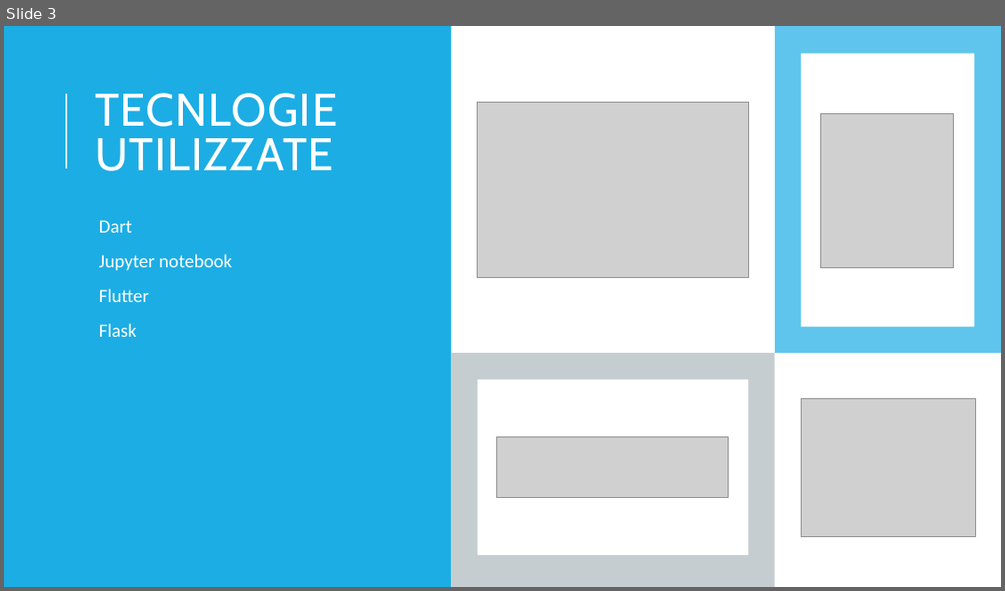
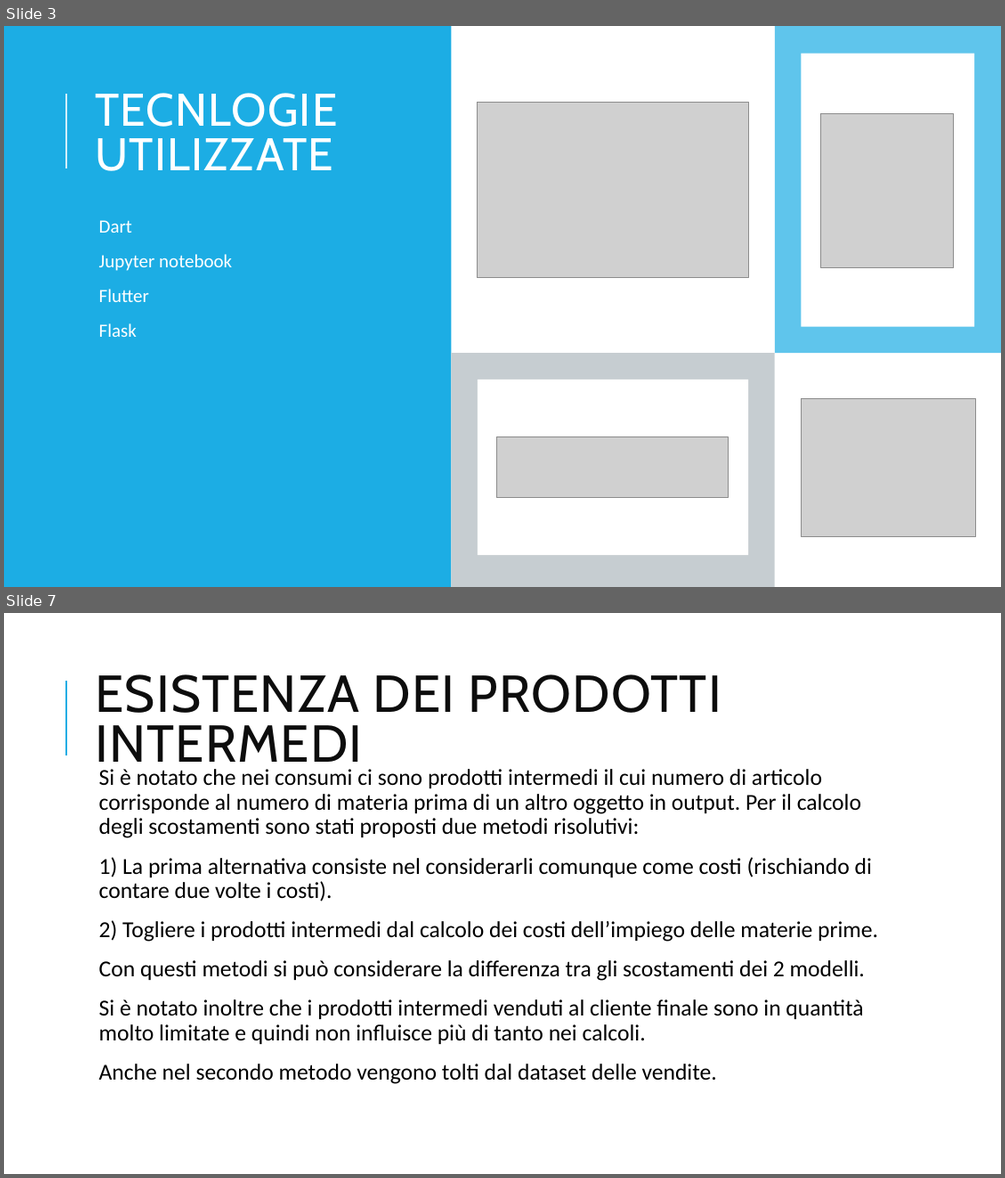
Before and after one commit to VinciGit00/SCGProject, a slide deck: Document/PresentazioneProgetto.pptx. Shown one above the other, each under a label of ours: slide 3 before the commit, slides 3 and 7 after it; the slides between them are not shown. The pictures are 1005x591 and 1005x1178 pixels, drawn with LibreOffice and Linux fonts; fonts in the diff are those of the drawing; grey boxes stand for pictures. Boxes give left, top, right and bottom in pixels: in the first picture for what was removed or moved away, otherwise in the second. Text is boxed around its words. In the diff, an @@ line names an element or a change of style, - is before the commit and + after.

```diff
--- a/Document/PresentazioneProgetto.pptx
+++ b/Document/PresentazioneProgetto.pptx
@@ slide 7 added at (4,613,1001,1174), background #FFFFFF @@
@@ line added from (66, 755) to (66, 681), #1CADE4 1.5 pt @@
@@ title added at (95,674,721,773), 50 pt, text #0D0D0D @@
+ESISTENZA DEI PRODOTTI INTERMEDI
@@ text added at (99,769,878,1084), 22 pt, text #000000 @@
+  Si è notato che nei consumi ci sono prodotti intermedi il cui numero di articolo corrisponde al numero di materia prima di un altro oggetto in output. Per il calcolo degli scostamenti sono stati proposti due metodi risolutivi:
+  1) La prima alternativa consiste nel considerarli comunque come costi (rischiando di contare due volte i costi).
+  2) Togliere i prodotti intermedi dal calcolo dei costi dell’impiego delle materie prime.
+  Con questi metodi si può considerare la differenza tra gli scostamenti dei 2 modelli.
+  Si è notato inoltre che i prodotti intermedi venduti al cliente finale sono in quantità molto limitate e quindi non influisce più di tanto nei calcoli.
+  Anche nel secondo metodo vengono tolti dal dataset delle vendite.
```
Also in this commit, not shown: 6 slides changed, 4 other slides added, 4 slides removed, 7 other files.
